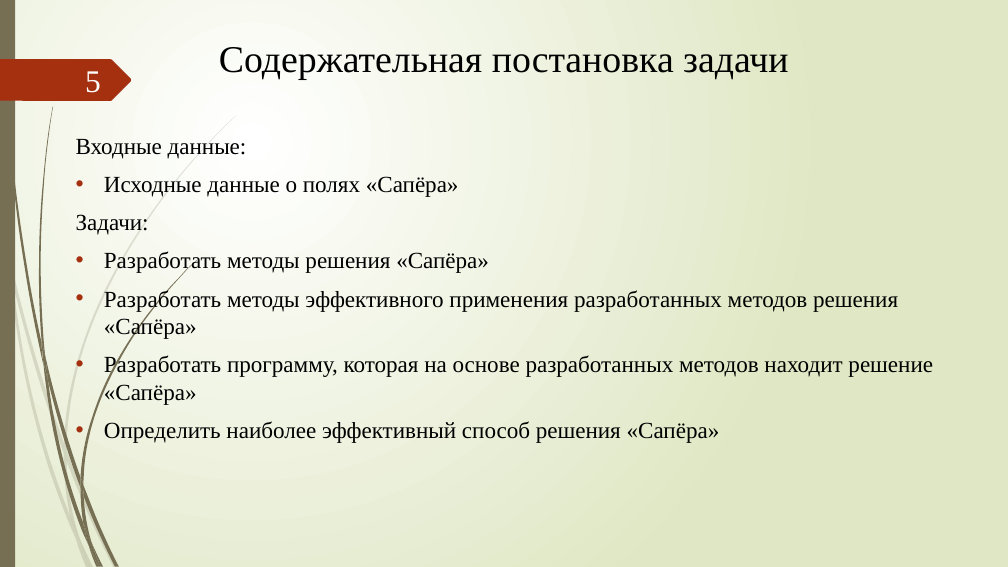
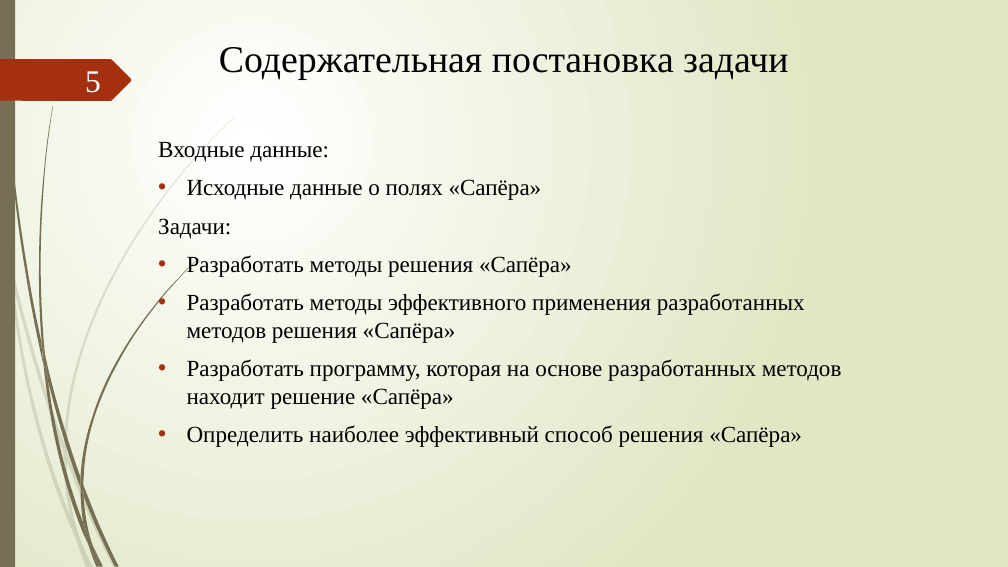
Before and after one commit to xex238/Diploma_2022, a slide deck: slide 5 of docs/Отчёты/ВКР/Новицкий_МПИ-20-4-2_ВКР_Презентация.pptx. Drawn at 1008x567 pixels with LibreOffice and Linux fonts; fonts in the diff are those of the drawing. Boxes give left, top, right and bottom in pixels: in the first picture for what was removed or moved away, otherwise in the second. Text is boxed around its words. In the diff, an @@ line names an element or a change of style, - is before the commit and + after.

```diff
--- a/docs/Отчёты/ВКР/Новицкий_МПИ-20-4-2_ВКР_Презентация.pptx
+++ b/docs/Отчёты/ВКР/Новицкий_МПИ-20-4-2_ВКР_Презентация.pptx
@@ text "Входные данные:" rewrapped from (76,139,933,443) to (158,142,842,447) @@
```
Also in this commit, not shown: 9 other slides changed, 3 slides added, 1 slide removed, 6 other files.
